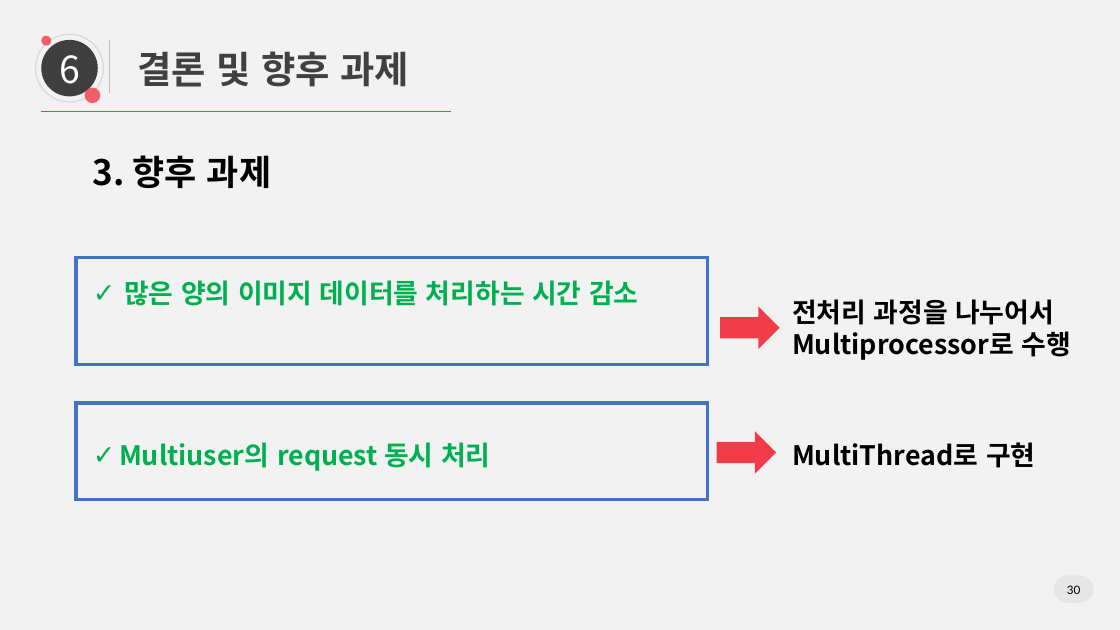
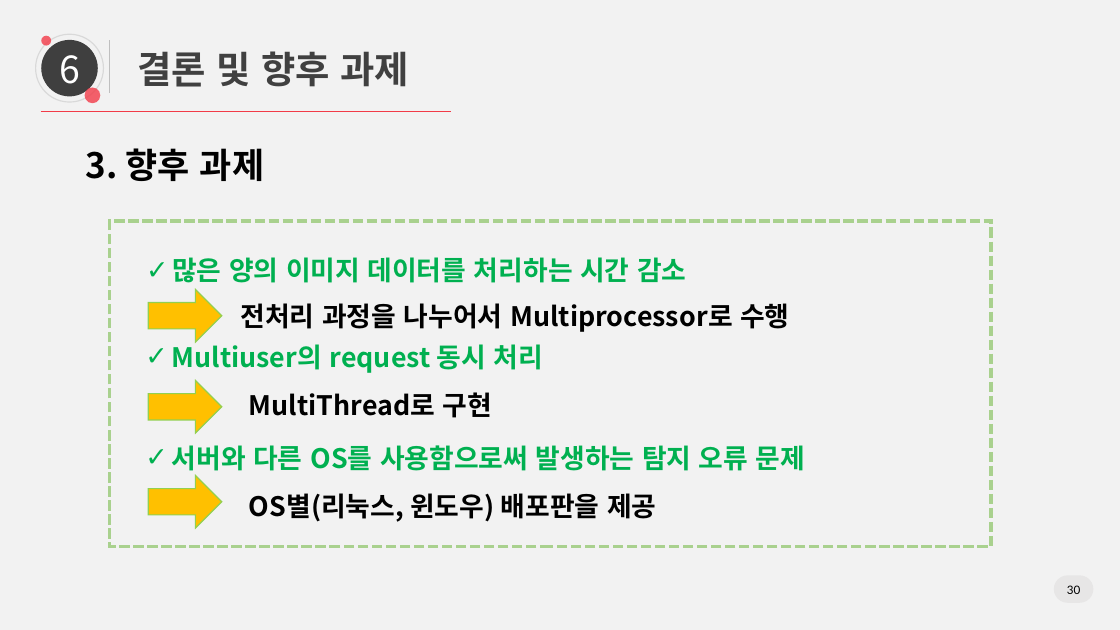
Before and after one commit to yjinsol/grad_project, a slide deck: slide 30 of Docs/20190625_졸업논문 최종발표/0625 논문 최종발표_v2.pptx. Drawn at 1120x630 pixels with LibreOffice and Linux fonts; fonts in the diff are those of the drawing. Boxes give left, top, right and bottom in pixels: in the first picture for what was removed or moved away, otherwise in the second. Text is boxed around its words. In the diff, an @@ line names an element or a change of style, - is before the commit and + after.

```diff
--- a/Docs/20190625_졸업논문 최종발표/0625 논문 최종발표_v2.pptx
+++ b/Docs/20190625_졸업논문 최종발표/0625 논문 최종발표_v2.pptx
@@ text "3. 향후 과제": place and size @@
-text "3. 향후 과제" at (93, 155, 638, 306)
+text "3. 향후 과제" at (86, 148, 264, 181)
@@ rectangle: place and size @@
-rectangle at (76, 257, 707, 365)
+rectangle at (109, 221, 991, 547)
@@ rectangle at (109, 221, 991, 547): outline #4472C4 3 pt to #A9D18E 3 pt dashed @@
@@ text added at (172, 257, 686, 283), 23 pt, text #00B050, bold @@
+✓ 많은 양의 이미지 데이터를 처리하는 시간 감소
@@ text at (124, 280, 638, 306): paragraph removed @@
-✓ 많은 양의 이미지 데이터를 처리하는 시간 감소
@@ right arrow added at (148, 290, 222, 343), fill #FFC000, outline #92D050 1 pt @@
@@ text "전처리 과정을 나누어서 Multiprocessor로 수행" rewrapped from (792, 299, 1071, 360) to (241, 303, 789, 332) @@
@@ right arrow removed at (720, 307, 780, 350) @@
@@ text "Multiuser의 request 동시 처리" rewrapped from (119, 442, 490, 471) to (172, 339, 543, 373) @@
@@ right arrow added at (148, 381, 222, 434), fill #FFC000, outline #92D050 1 pt @@
@@ text "MultiThread로 구현": place and size @@
-text "MultiThread로 구현" at (792, 442, 1035, 468)
+text "MultiThread로 구현" at (249, 392, 492, 418)
@@ rectangle removed at (76, 403, 707, 499) @@
@@ text added at (172, 445, 805, 475), 23 pt, text #00B050, bold @@
+✓ 서버와 다른 OS를 사용함으로써 발생하는 탐지 오류 문제
@@ right arrow removed at (717, 431, 776, 474) @@
@@ right arrow added at (148, 476, 222, 528), fill #FFC000, outline #92D050 1 pt @@
@@ text added at (249, 493, 656, 522), 23 pt, text #000000, bold @@
+OS별(리눅스, 윈도우) 배포판을 제공
```
Also in this commit, not shown: 17 other slides changed.
